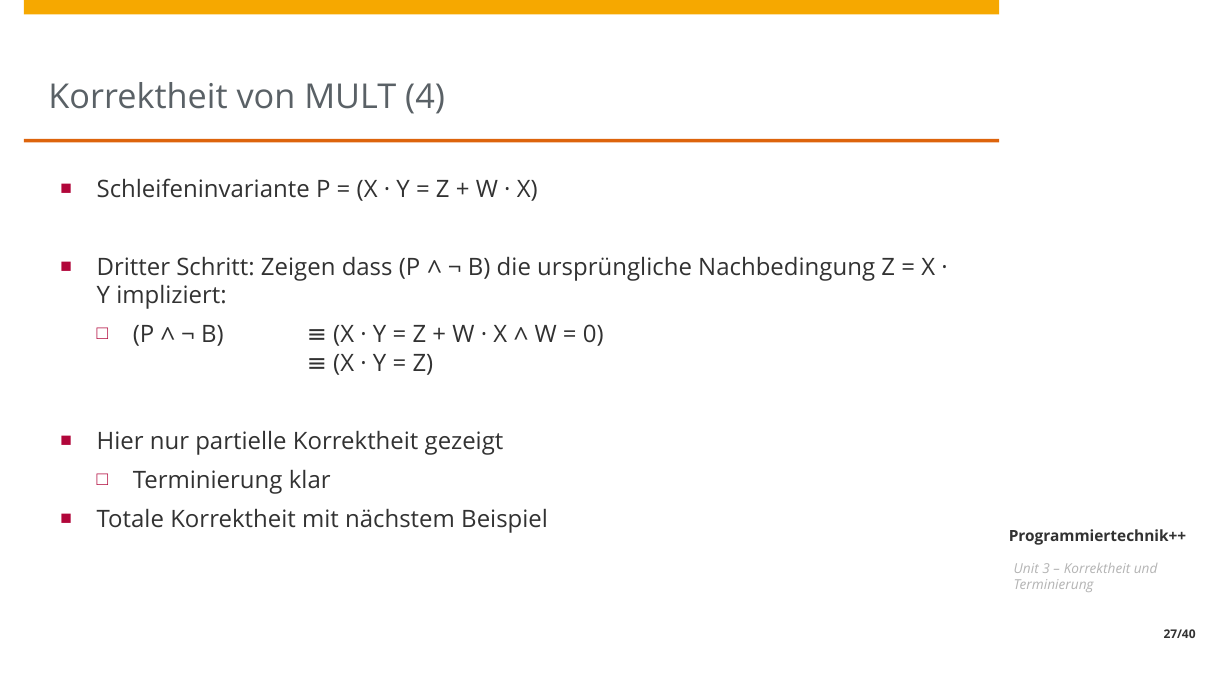
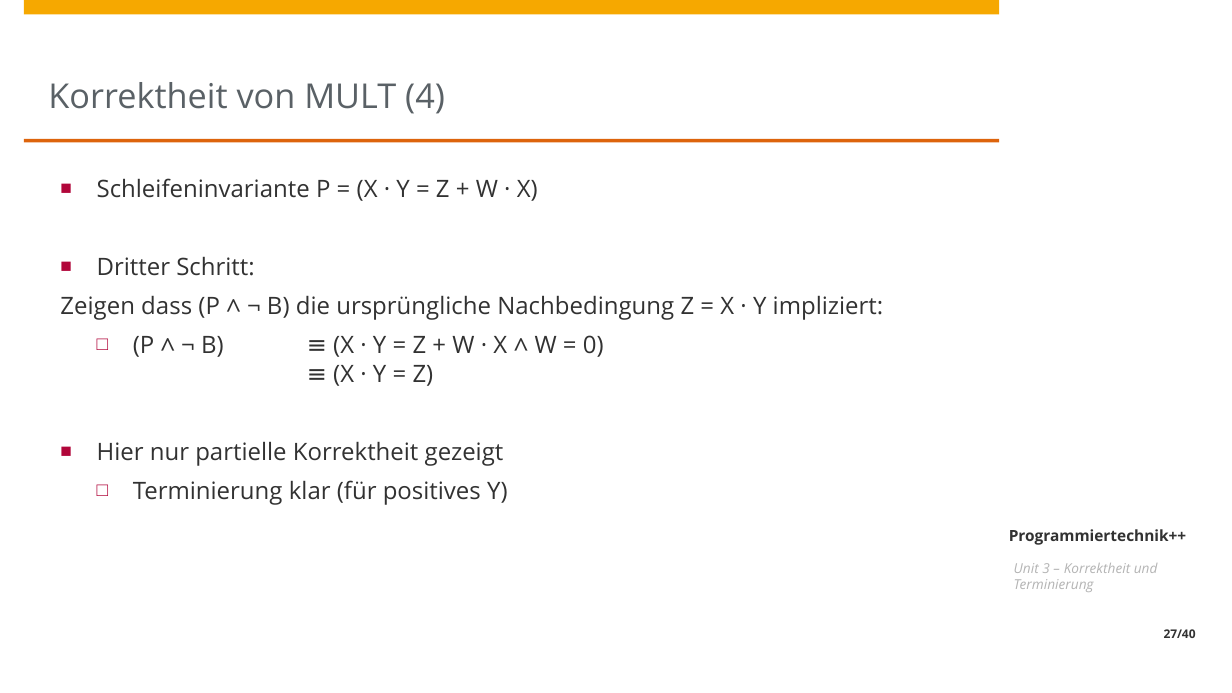
Before and after one commit to HPI-Artificial-Intelligence-Teaching/23-pt2, a slide deck: slide 27 of unit3/Unit3a.pptx. Drawn at 1232x693 pixels with LibreOffice and Linux fonts; fonts in the diff are those of the drawing; background and template pictures are left out. Boxes give left, top, right and bottom in pixels: in the first picture for what was removed or moved away, otherwise in the second. Text is boxed around its words. In the diff, an @@ line names an element or a change of style, - is before the commit and + after.

Commit message:
small update to slides

```diff
--- a/unit3/Unit3a.pptx
+++ b/unit3/Unit3a.pptx
@@ text at bbox=[60, 256, 884, 320]: text changed @@
-■ Dritter Schritt: Zeigen dass (P ∧ ¬ B) die ursprüngliche Nachbedingung Z = X · Y impliziert:
+■ Dritter Schritt:
+Zeigen dass (P ∧ ¬ B) die ursprüngliche Nachbedingung Z = X · Y impliziert:
@@ text at bbox=[133, 480, 508, 505]: text changed @@
-  □ Terminierung klar
-■ Totale Korrektheit mit nächstem Beispiel
+  □ Terminierung klar (für positives Y)
```
Also in this commit, not shown: 12 other slides changed.
